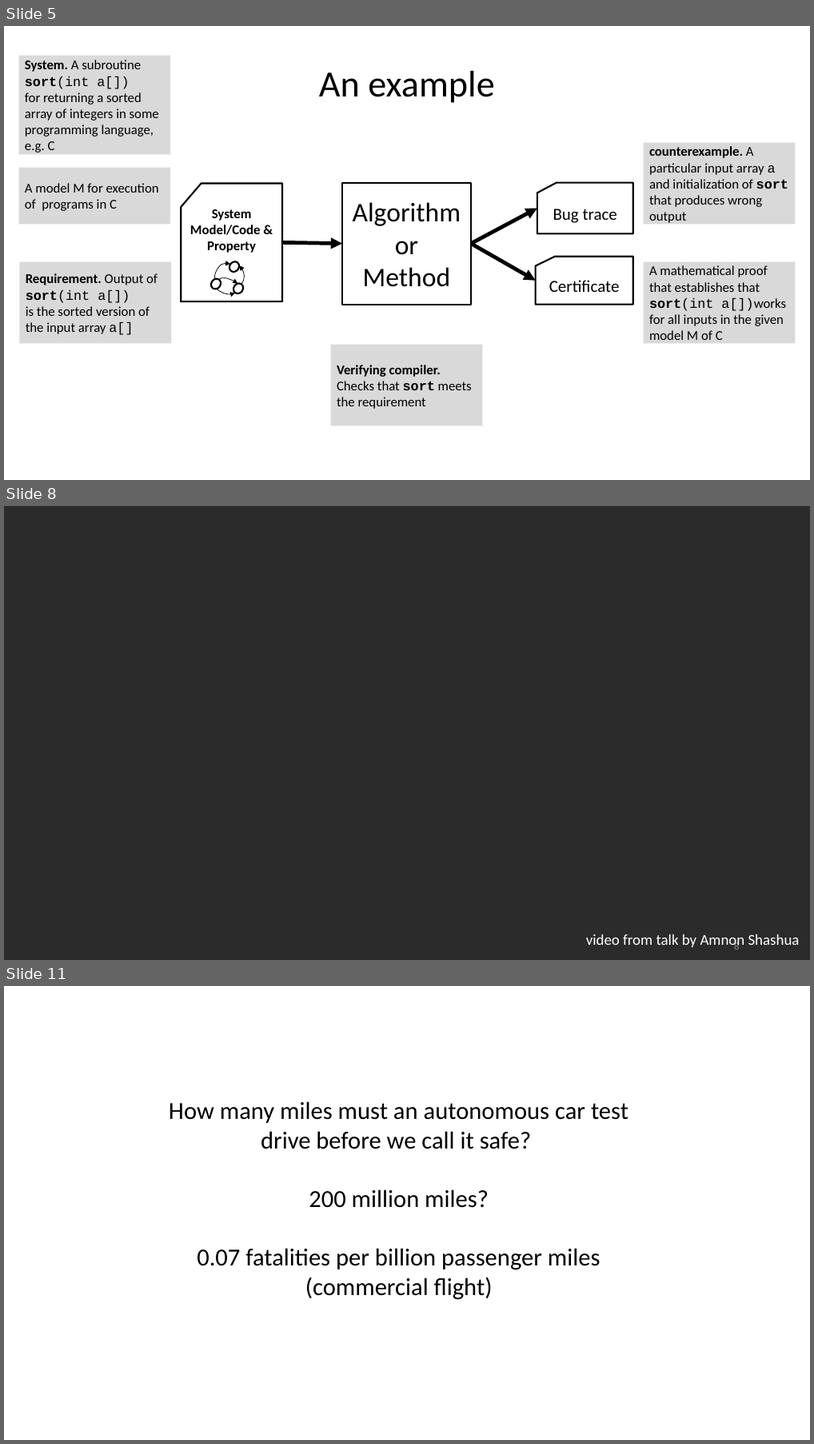
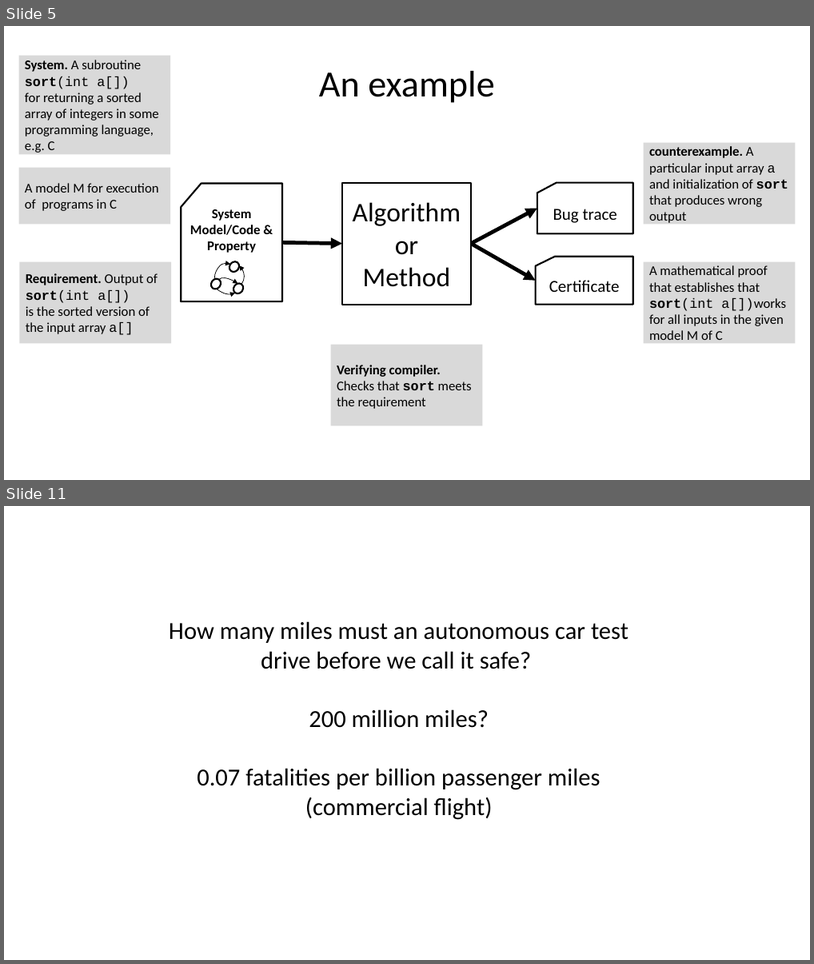
Before and after one commit to sayanmitracode/cpsbooksite, a slide deck: Slides/Introduction-cps.pptx. Shown one above the other, each under a label of ours: slides 5, 8 and 11 before the commit, slides 5 and 11 after it; the slides between them are not shown. The pictures are 814x1444 and 814x964 pixels, drawn with LibreOffice and Linux fonts; fonts in the diff are those of the drawing; background and template pictures are left out; a plain dark background stands for a picture behind light text. Boxes give left, top, right and bottom in pixels: in the first picture for what was removed or moved away, otherwise in the second. Text is boxed around its words. In the diff, an @@ line names an element or a change of style, - is before the commit and + after.

```diff
--- a/Slides/Introduction-cps.pptx
+++ b/Slides/Introduction-cps.pptx
@@ slide 8 removed at [4,506,810,960], background picture (left out) @@
@@ text removed at [586,934,800,949] @@
-video from talk by Amnon Shashua
@@ page number removed at [734,940,739,952] @@
-8
```
Also in this commit, not shown: 9 slides changed, 4 slides added, 1 other slide removed.
